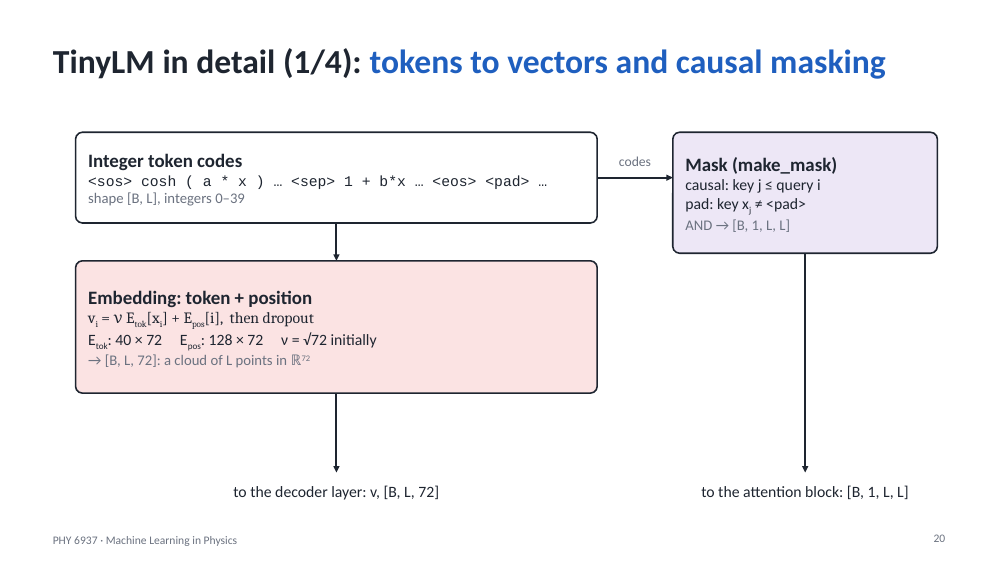
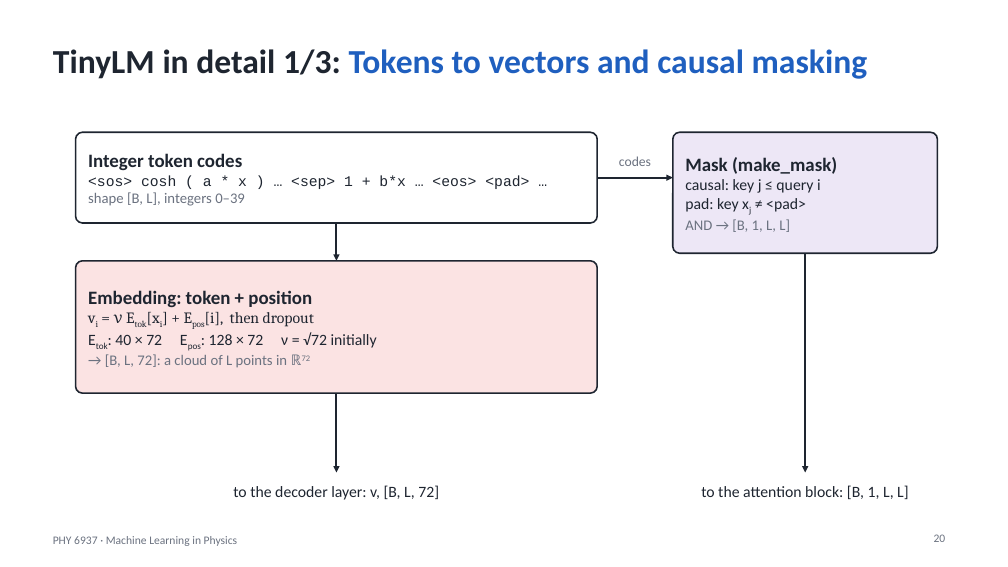
Before and after one commit to hbprosper/mlinphysics, a slide deck: slide 20 of Lectures/08.Transformers/Lecture_TNN.pptx. Drawn at 1008x567 pixels with LibreOffice and Linux fonts; fonts in the diff are those of the drawing. Boxes give left, top, right and bottom in pixels: in the first picture for what was removed or moved away, otherwise in the second. Text is boxed around its words. In the diff, an @@ line names an element or a change of style, - is before the commit and + after.

```diff
--- a/Lectures/08.Transformers/Lecture_TNN.pptx
+++ b/Lectures/08.Transformers/Lecture_TNN.pptx
@@ title at <box>53,49,868,79</box>: text changed @@
-TinyLM in detail (1/4): tokens to vectors and causal masking
+TinyLM in detail 1/3: Tokens to vectors and causal masking
```
Also in this commit, not shown: 8 other slides changed, 2 slides added, 4 slides removed, 1 other file.
